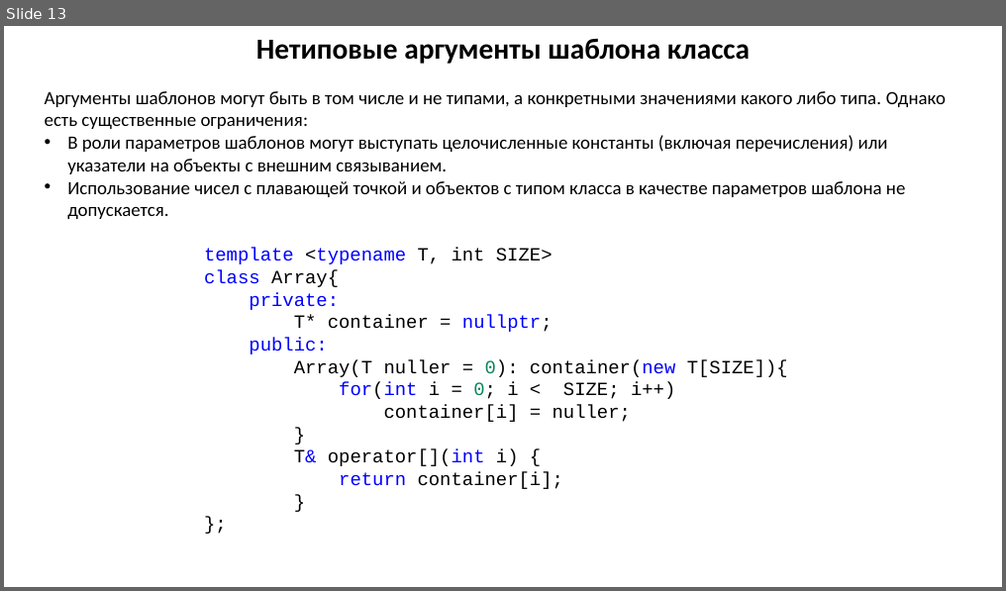
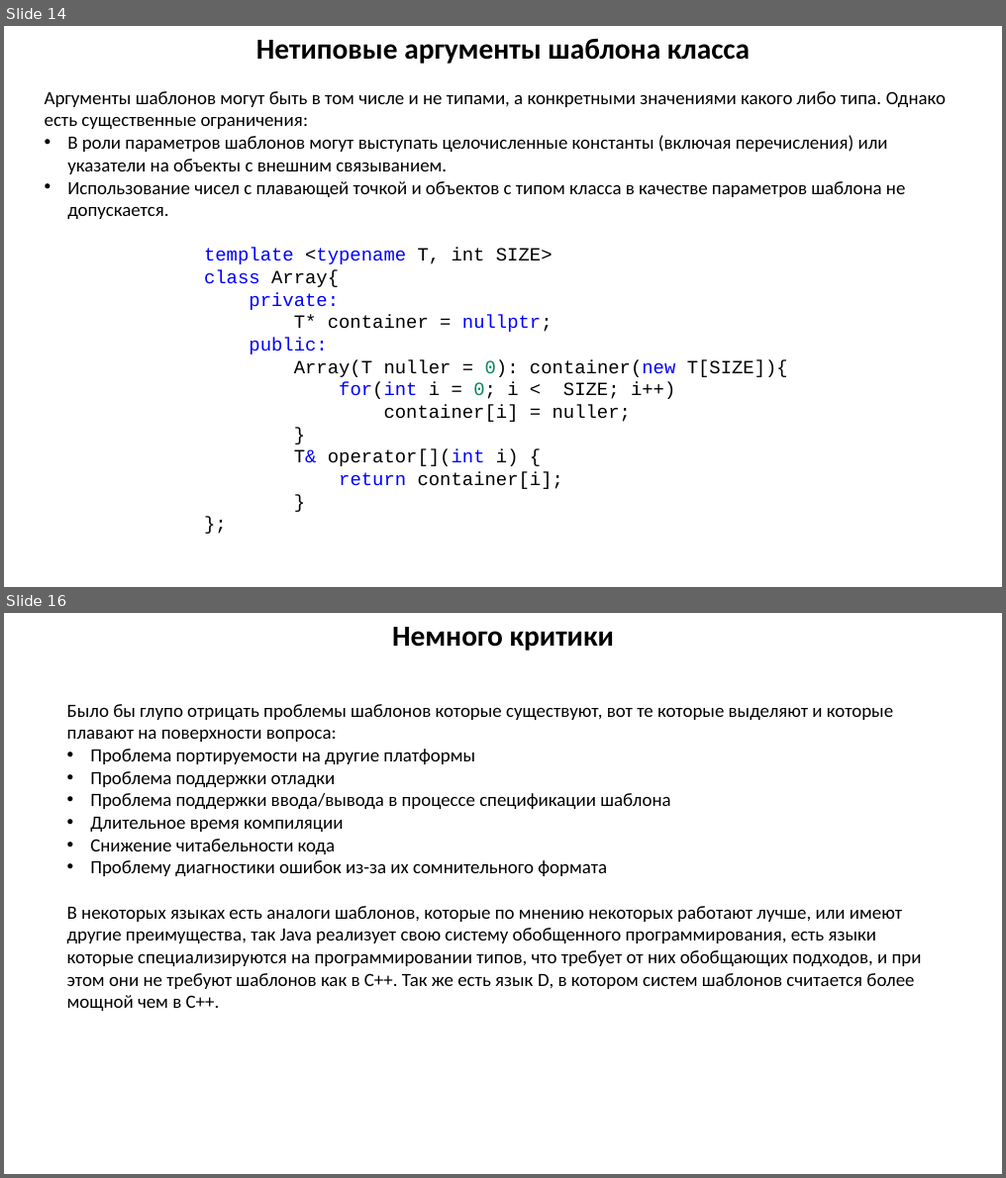
Before and after one commit to MUCTR-IKT-CPP/cpp_course, a slide deck: Лекции/9/Шаблоны.pptx. Shown one above the other, each under a label of ours: slide 13 before the commit, slides 14 and 16 after it; the slides between them are not shown. The pictures are 1006x591 and 1006x1178 pixels, drawn with LibreOffice and Linux fonts; fonts in the diff are those of the drawing. Boxes give left, top, right and bottom in pixels: in the first picture for what was removed or moved away, otherwise in the second. Text is boxed around its words. In the diff, an @@ line names an element or a change of style, - is before the commit and + after.

Commit message:
Добавлены примеры по шаблонам.

```diff
--- a/Лекции/9/Шаблоны.pptx
+++ b/Лекции/9/Шаблоны.pptx
@@ slide 16 added at bbox=[4, 613, 1002, 1174], background #FFFFFF @@
@@ text added at bbox=[392, 627, 614, 651], 28 pt, text #000000, bold @@
+Немного критики
@@ text added at bbox=[67, 704, 922, 1011], 18 pt, text #000000 @@
+Было бы глупо отрицать проблемы шаблонов которые существуют, вот те которые выделяют и которые плавают на поверхности вопроса:
+• Проблема портируемости на другие платформы
+• Проблема поддержки отладки
+• Проблема поддержки ввода/вывода в процессе спецификации шаблона
+• Длительное время компиляции
+• Снижение читабельности кода
+• Проблему диагностики ошибок из-за их сомнительного формата
+В некоторых языках есть аналоги шаблонов, которые по мнению некоторых работают лучше, или имеют другие преимущества, так Java реализует свою систему обобщенного программирования, есть языки которые специализируются на программировании типов, что требует от них обобщающих подходов, и при этом они не требуют шаблонов как в С++. Так же есть язык D, в котором систем шаблонов считается более мощной чем в С++.
@@ what was slide 13 is now slide 14 @@
```
Also in this commit, not shown: 2 slides changed, 2 other slides added, 9 other files.
